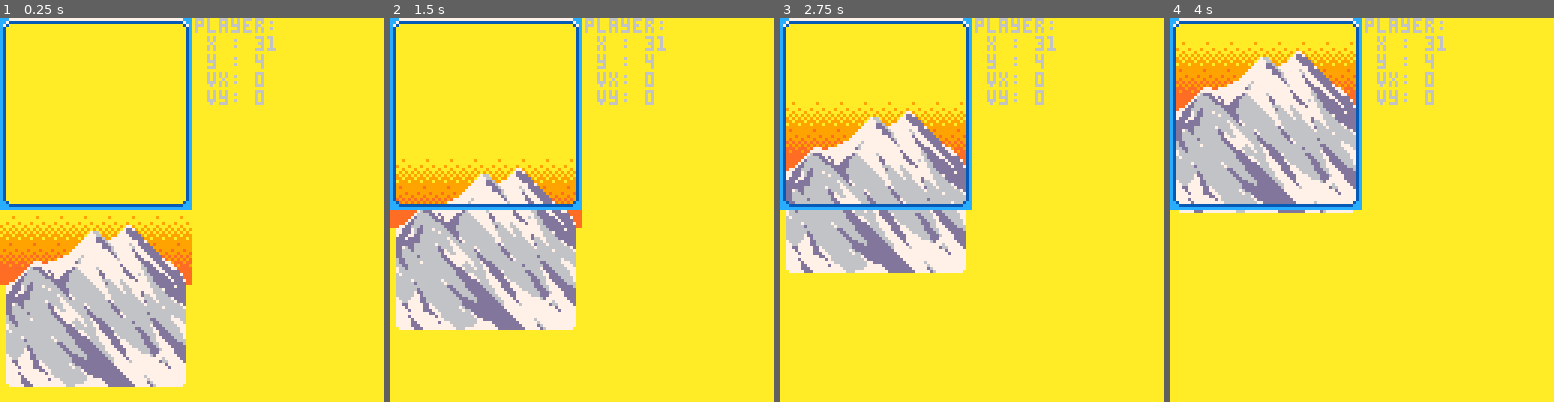
Above: before the commit, frames 1-4 (left to right).
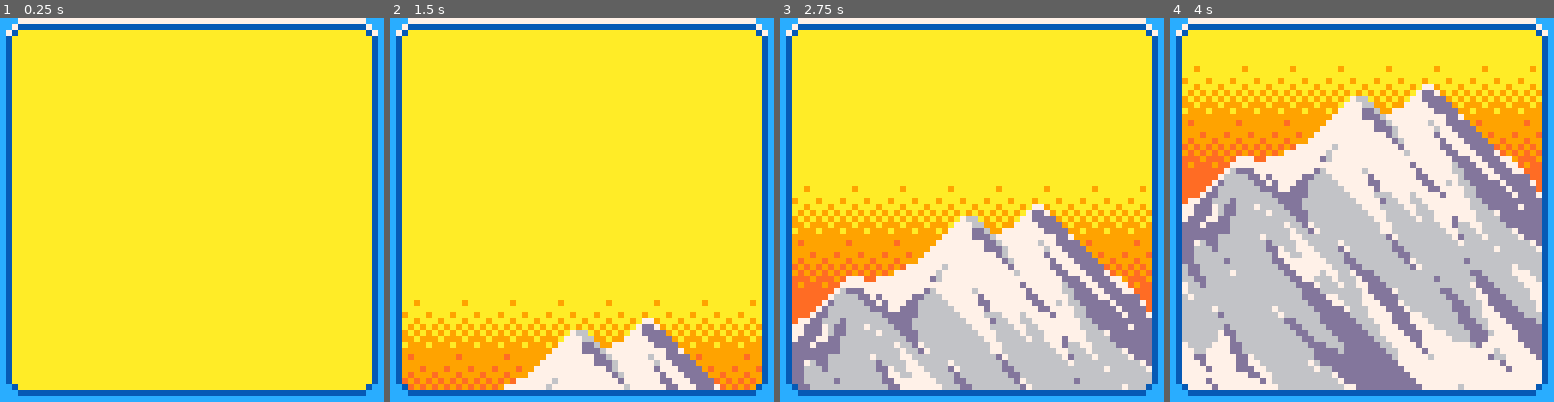
Above: after the commit, the same moments.

Repository: lawruble13/drumbleat
Game: PICO-8 cartridge drumbleat.p8
Two runs of this game, one before a commit and one after it. Both use one fixed random seed, a clock stepped at 60 frames per second and the inputs below.
Inputs:
- Up to frame 1 (0.25 s): no input
- Up to frame 2 (1.5 s): tap X (X key) at 0.33, 1.07 s; tap O (Z key) at 0.7 s
- Up to frame 3 (2.75 s): hold Right 1.6-2.1 s; tap O (Z key) at 1.7, 2.1, 2.5 s; tap X (X key) at 1.85 s; hold Up 2.15-2.42 s; hold Right from 2.47 s (still down)
- Up to frame 4 (4 s): tap O (Z key) at 2.9, 3.3, 3.7 s; tap X (X key) at 2.97 s; release Right at 3.03 s; hold Left 3.08-3.58 s; hold Down 3.63-3.97 s

The runs differ from the first frame. In frame 1, 32% of the frame differs, in the area x 0-100%, y 0-100%; in frame 2, 46%; in frame 3, 67%; in frame 4, 87%.

Commit message:
Prevent platforms from forming a v, nowhere is safe

Diff:
--- a/drumbleat.p8
+++ b/drumbleat.p8
@@ -9,7 +9,7 @@
 function _init()
 	-- set me to step thru frames
 	fstep=false
-	debug_info=true
+	debug_info=false
 	record_state=false
 	record_tiles=false
 	general_debug=false
@@ -629,6 +629,9 @@
 			np:setwidth(rx-lx)
 		end
 		hmin = min(10,np:height()-1)
+		if sgn(m) != sgn(highest.m) then
+			hmin = -1
+		end
 		np:setbottom(highest:top()+rnd(10+hmin)-hmin)
 		highest=np
 		add(gw.platforms,np)
